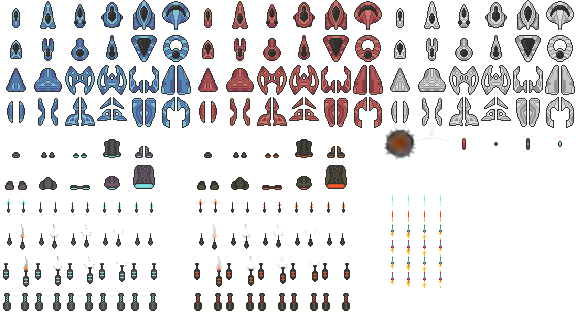
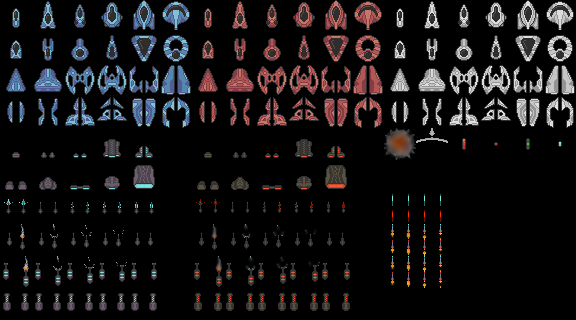
Before/after of a 576 x 320 layered artwork. What changed in the layer stack:
painted on "Ship - parts.png" over [6, 210, 427, 249]
showed "background" over [0, 0, 576, 320]
